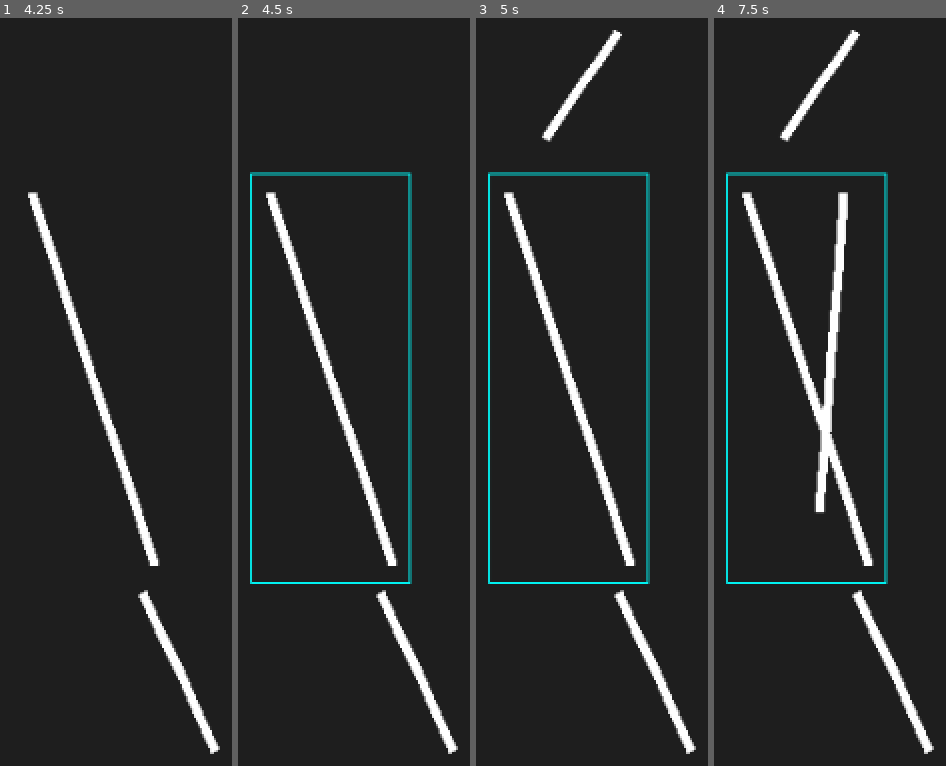
Above: before the commit, frames 1-4 (left to right).
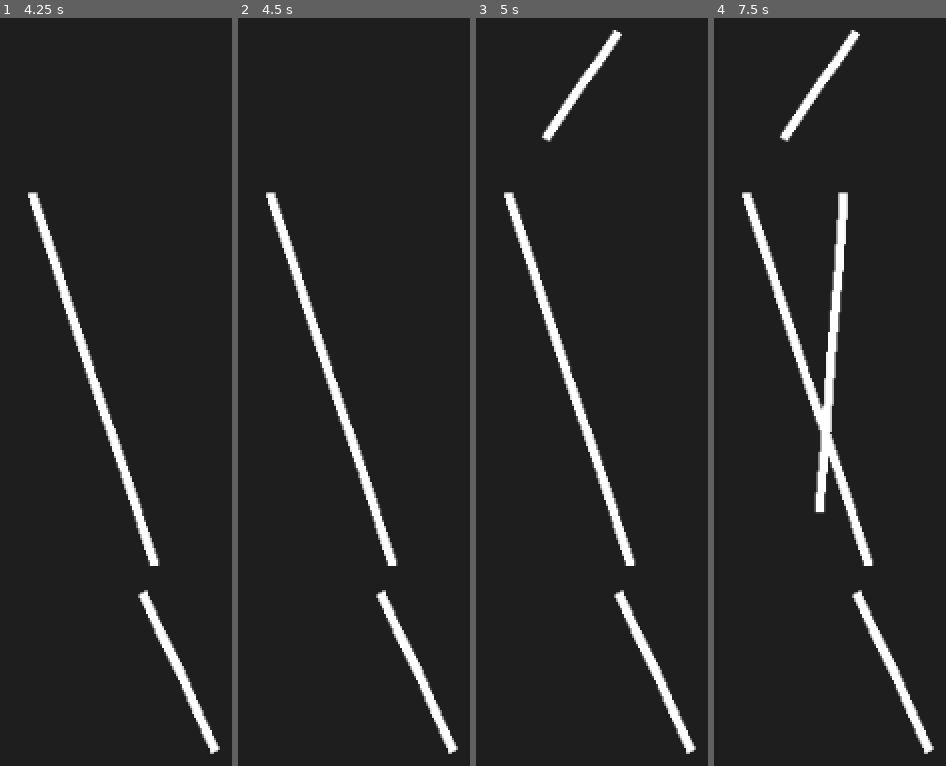
Above: after the commit, the same moments.

Repository: TevesManuel/TNote
Game: Godot game, scene res://Scenes/main.tscn
The game is run twice, just before and just after one commit, with the same random seed, the same clock (stepped at 60 frames per second) and the same inputs.
Inputs (mouse positions are in pixels of both pictures, inside the frame that each line leads up to):
- Up to frame 1 (4.25 s): tap Enter at 0.5, 2, 3.5 s; move the mouse to (outside the picture) at 0.52 s; click (outside the picture) at 0.67 s; tap Space at 1.25, 2.75 s; drag from (104, 511) to (215, 751) at 1.27 s; move the mouse to (outside the picture) at 2.02 s; click (outside the picture) at 2.17 s; drag from (215, 751) to (32, 190) at 2.77 s; move the mouse to (outside the picture) at 3.52 s; click (outside the picture) at 3.67 s
- Up to frame 2 (4.5 s): tap Space at 4.25 s; drag from (270, 190) to (379, 32) at 4.27 s
- Up to frame 3 (5 s): no input
- Up to frame 4 (7.5 s): move the mouse to (outside the picture) at 5.02 s; click (outside the picture) at 5.17 s; drag from (855, 32) to (818, 511) at 5.77 s; move the mouse to (outside the picture) at 6.52 s; click (outside the picture) at 6.67 s; drag from (818, 511) to (929, 751) at 7.27 s

Frame 1 is identical in both runs. In frame 2, 2.0% of the frame differs, in the area x 5-75%, y 20-76%; in frame 3, 2.0%; in frame 4, 2.0%.

Commit message:
refactor

Diff:
--- a/Scripts/drawing.gd
+++ b/Scripts/drawing.gd
@@ -23,7 +23,6 @@
 	maxX = 0
 	minX = -1
 	for p in d.get_points():
-		print(p)
 		if minY == -1:
 			minY = p.y
 		if minX == -1:
--- a/Scripts/main.gd
+++ b/Scripts/main.gd
@@ -12,24 +12,45 @@
 
 var fingerToDrag := -1
 
-func drawUpdate(event : InputEvent):
-	if !isDrawing:
-		isDrawing = true
-		fingerDrawing = event.index
-		var line = Line2D.new()
-		line.width = 5
-		line.default_color = Color.WHITE
-		add_child(line)
-		drawer = line
-	elif fingerDrawing == event.index:
-		drawer.add_point(event.position)
-
-func _input(event):
+func doubleClick(event: InputEvent):
 	if event is InputEventScreenTouch:
 		if event.pressed:
 			if ((Time.get_ticks_msec() - lastTouchAt) < 200) && (event.position.distance_to(lastTouchPosition) < 50):
 				print("At ", lastTouchPosition)
 
+func updateInput(event: InputEvent):
+	if event is InputEventScreenTouch:
+		if not event.pressed:
+			lastTouchPosition = event.position
+			lastTouchAt = Time.get_ticks_msec()
+
+func drawInput(event: InputEvent):
+	if event is InputEventScreenTouch:
+		if not event.pressed:
+			if fingerDrawing == event.index:
+				if drawer.get_point_count() > 0:
+					drawings.append(Drawing.new(drawer))
+				drawer = null
+				fingerDrawing = -1
+				isDrawing = false
+	elif event is InputEventScreenDrag:
+		if !isDrawing && event.index != fingerToDrag:
+			if selectedDraw != null:
+				selectedDraw.unselect()
+				selectedDraw = null
+			isDrawing = true
+			fingerDrawing = event.index
+			var line = Line2D.new()
+			line.width = 5
+			line.default_color = Color.WHITE
+			add_child(line)
+			drawer = line
+		elif fingerDrawing == event.index:
+			drawer.add_point(event.position)
+
+func dragInput(event: InputEvent):
+	if event is InputEventScreenTouch:
+		if event.pressed:
 			for d in drawings:
 				if d.isClicked(event.position):
 					if selectedDraw == d:
@@ -39,27 +60,21 @@
 						add_child(d.makeSelectDrawer())
 						selectedDraw = d
 				else:
-					selectedDraw = null
 					d.unselect()
-
 		else:
 			if fingerToDrag == event.index:
 				fingerToDrag = -1
-				selectedDraw.update()
-				selectedDraw = null
-
-			if fingerDrawing == event.index:
-				if drawer.get_point_count() > 0:
-					drawings.append(Drawing.new(drawer))
-				drawer = null
-				fingerDrawing = -1
-				isDrawing = false
-			lastTouchPosition = event.position
-			lastTouchAt = Time.get_ticks_msec()
-
+				if selectedDraw != null:
+					print("asd")
+					selectedDraw.update()
+					add_child(selectedDraw.makeSelectDrawer())
 	elif event is InputEventScreenDrag:
 		if event.index == fingerToDrag:
 			if selectedDraw != null:
 				selectedDraw.setPosition(event.position)
-		else:
-			drawUpdate(event)
+
+func _input(event):
+	doubleClick(event)
+	drawInput(event)
+	dragInput(event)
+	updateInput(event)
Not shown, added: Scenes/mai3227.tmp
Not shown, added: Scenes/maiDD45.tmp
Not shown, added: Scenes/maiF52C.tmp
